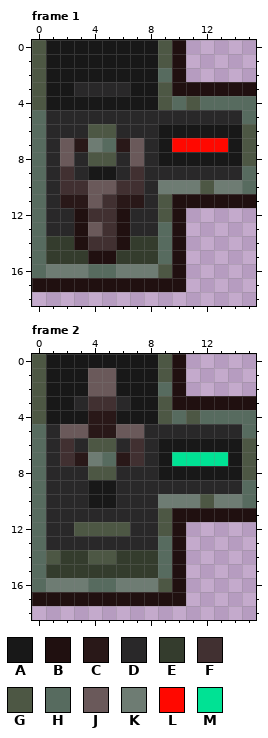
Two versions of one pixel-art file, art/sprites/switch2.aseprite. Above is the file before it was changed.
16x32 pixels, 2 frames. Shown: frame 1: x 0..15, y 0..18; frame 2: x 0..15, y 0..18.
Palette (. is transparent): A #181818  B #201010  C #291818  D #292829  E #343c2d  F #413031  G #4d5744  H #576b5f  J #6a595a  K #6e7c73  L #ff0800  M #00e294
New version:
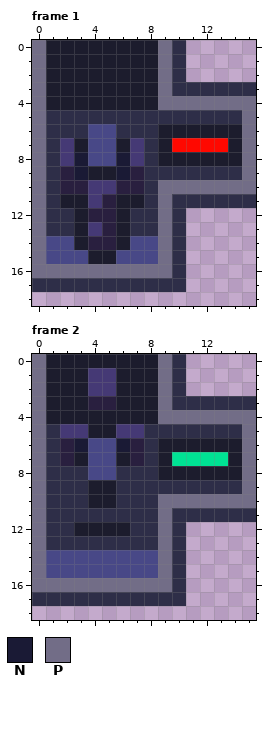
Colours new in this view: N #1a1a35  P #726d87
The edit:
@@ palette @@
-A #181818
+A #1c1c2d
-D #292829
+D #2e2e48
-E #343c2d
+E #484887
-F #413031
+F #291f3f
-J #6a595a
+J #453975
--- frame 1
@@ x 0..15 @@
- 0 GAAAAAAAAGB.....
- 1 GAAAAAAAAGB.....
- 2 GAAAAAAAAHB.....
- 3 GAADDDDAAGBBBBBB
- 4 GAAAAAAAAGHGHHHH
- 5 HDDDDDDDDDDDDDDH
- 6 HDDDGGDDDAAAAAAG
- 7 HDJCKHCJDALLLLAG
- 8 HDJDGGDJDAAAAAAG
- 9 HDFDAADFDDDDDDDH
-10 HDFFJJFFDKKKGKKH
-11 HDCCJFCCDGBBBBBB
-12 HDDBFFBDDGB.....
-13 HDDBJFBDDHB.....
-14 HEEBFFBEEHB.....
-15 HEEEBBEEEHB.....
-16 HKKKHHKKKGB.....
-17 BBBBBBBBBBB.....
+ 0 PAAAAAAAAPD.....
+ 1 PAAAAAAAAPD.....
+ 2 PAAAAAAAAPD.....
+ 3 PAAAAAAAAPDDDDDD
+ 4 PAAAAAAAAPPPPPPP
+ 5 PDDDDDDDDDDDDDDP
+ 6 PDDDEEDDDAAAAAAP
+ 7 PDJAEEAJDALLLLAP
+ 8 PDJNEENJDAAAAAAP
+ 9 PDFNAANFDDDDDDDP
+10 PDFFJJFFDPPPPPPP
+11 PDAAJFAADPDDDDDD
+12 PDDAFFADDPD.....
+13 PDDAJFADDPD.....
+14 PEEAFFAEEPD.....
+15 PEEEAAEEEPD.....
+16 PPPPPPPPPPD.....
+17 DDDDDDDDDDD.....
 18 ................
--- frame 2
@@ x 0..15 @@
- 0 GAAAAAAAAGB.....
- 1 GAAAJJAAAGB.....
- 2 GAAAJJAAAHB.....
- 3 GAADFFDAAGBBBBBB
- 4 GAAACCAAAGHGHHHH
- 5 HDJJCCJJDDDDDDDH
- 6 HDFDGGDFDAAAAAAG
- 7 HDFCKHCFDAMMMMAG
- 8 HDDDGGDDDAAAAAAG
- 9 HDDDAADDDDDDDDDH
-10 HDDDAADDDKKKGKKH
-11 HDDDDDDDDGBBBBBB
-12 HDDGGGGDDGB.....
-13 HDDDDDDDDHB.....
-14 HGEEGGEEEHB.....
-15 HEEEEEEEEHB.....
-16 HKKKHHKKKGB.....
-17 BBBBBBBBBBB.....
+ 0 PAAAAAAAAPD.....
+ 1 PAAAJJAAAPD.....
+ 2 PAAAJJAAAPD.....
+ 3 PAAAFFAAAPDDDDDD
+ 4 PAAAAAAAAPPPPPPP
+ 5 PDJJAAJJDDDDDDDP
+ 6 PDFNEENFDAAAAAAP
+ 7 PDFAEEAFDAMMMMAP
+ 8 PDDDEEDDDAAAAAAP
+ 9 PDDDAADDDDDDDDDP
+10 PDDDAADDDPPPPPPP
+11 PDDDDDDDDPDDDDDD
+12 PDDAAAADDPD.....
+13 PDDDDDDDDPD.....
+14 PEEEEEEEEPD.....
+15 PEEEEEEEEPD.....
+16 PPPPPPPPPPD.....
+17 DDDDDDDDDDD.....
 18 ................
Where, in picture pixels (left, top, right, bottom), the same in both pictures:
changed: (32, 40, 256, 292)
changed: (32, 354, 256, 606)
